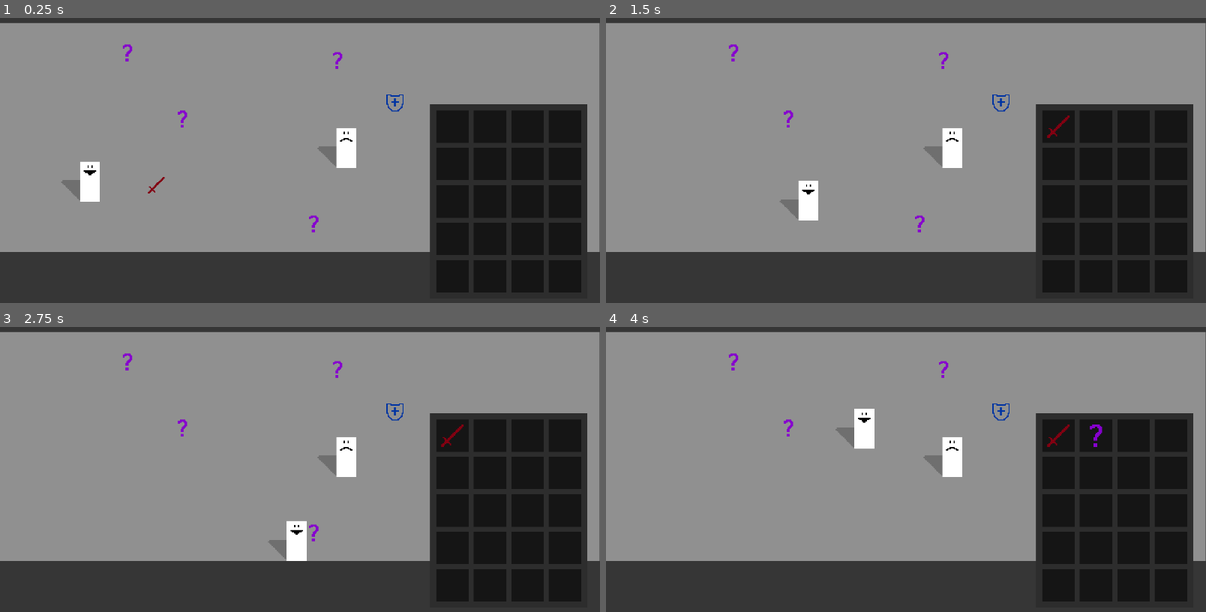
Above: before the commit, frames 1-4 (two rows, left to right).
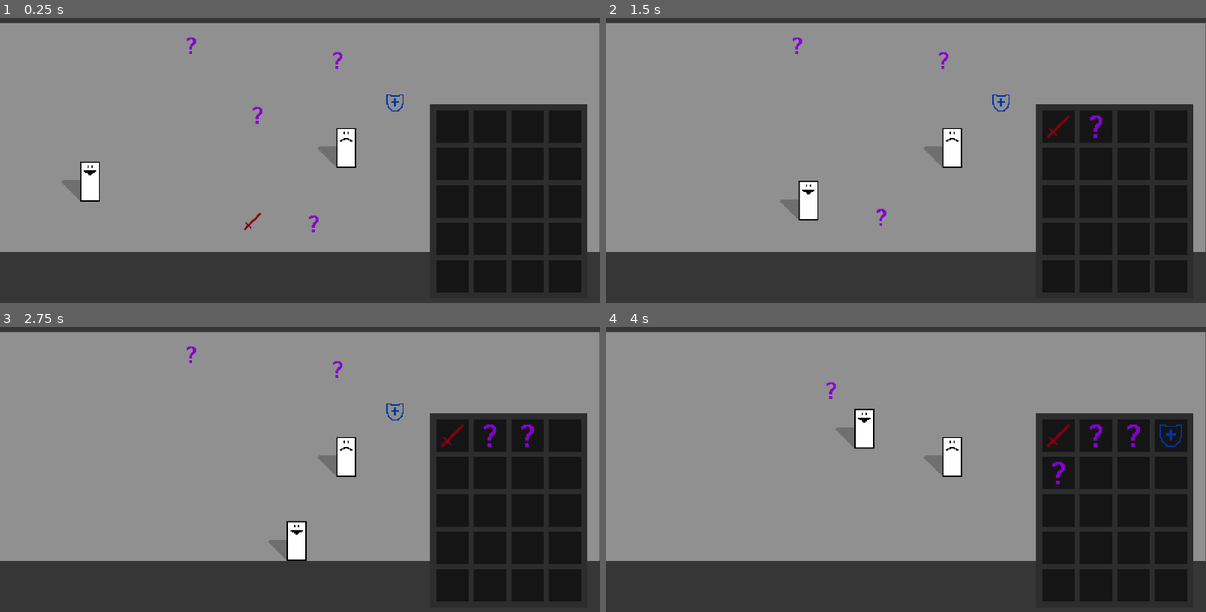
Above: after the commit, the same moments.

Repository: youkergav/Loot-Goblin
Game: Godot game, scene res://scenes/main.tscn
Two runs of this game, one before a commit and one after it. Both use one fixed random seed, a clock stepped at 60 frames per second and the inputs below.
Inputs:
- Up to frame 1 (0.25 s): no input
- Up to frame 2 (1.5 s): tap Enter at 0.5 s; hold Right (ui_right) 0.53-1.28 s; hold Down (ui_down) from 1.28 s (still down)
- Up to frame 3 (2.75 s): tap Space at 2 s; release Down (ui_down) at 2.03 s; hold Right (ui_right) from 2.03 s (still down)
- Up to frame 4 (4 s): release Right (ui_right) at 2.78 s; hold Up (ui_up) 2.78-3.53 s; hold Left (ui_left) from 3.53 s (still down)

The runs differ from the first frame. In frame 1, 0.4% of the frame differs, in the area x 13-60%, y 6-75%; in frame 2, 0.5%; in frame 3, 0.5%; in frame 4, 0.7%, in the area x 20-96%, y 9-56%.

Commit message:
MAGNETSSS!

Diff:
--- a/scenes/main.tscn
+++ b/scenes/main.tscn
@@ -140,7 +140,7 @@
 position = Vector2(72, 178)
 
 [node name="WorldItemSword" parent="World" instance=ExtResource("2_jyhfs")]
-position = Vector2(125, 169)
+position = Vector2(202, 198)
 item_data = ExtResource("3_tefeu")
 
 [node name="WorldItemShield" parent="World" instance=ExtResource("2_jyhfs")]
@@ -148,11 +148,11 @@
 item_data = ExtResource("5_trceg")
 
 [node name="WorldItemJunk1" parent="World" instance=ExtResource("2_jyhfs")]
-position = Vector2(102, 63)
+position = Vector2(153, 57)
 item_data = ExtResource("5_tipki")
 
 [node name="WorldItemJunk2" parent="World" instance=ExtResource("2_jyhfs")]
-position = Vector2(146, 116)
+position = Vector2(206, 113)
 item_data = ExtResource("5_tipki")
 
 [node name="WorldItemJunk3" parent="World" instance=ExtResource("2_jyhfs")]
--- a/scenes/packed/player.tscn
+++ b/scenes/packed/player.tscn
@@ -9,6 +9,9 @@
 
 [sub_resource type="RectangleShape2D" id="RectangleShape2D_dx721"]
 size = Vector2(18, 8)
+
+[sub_resource type="CircleShape2D" id="CircleShape2D_m6pdb"]
+radius = 100.0
 
 [node name="Player" type="CharacterBody2D"]
 script = ExtResource("1_dx721")
@@ -27,10 +30,18 @@
 position = Vector2(0, 0.5)
 shape = SubResource("RectangleShape2D_mhmt7")
 
-[node name="PickupZone" type="Area2D" parent="."]
+[node name="ItemPickupZone" type="Area2D" parent="."]
 
-[node name="CollisionShape2D" type="CollisionShape2D" parent="PickupZone"]
+[node name="CollisionShape2D" type="CollisionShape2D" parent="ItemPickupZone"]
 position = Vector2(0, 1)
 shape = SubResource("RectangleShape2D_dx721")
 
-[connection signal="area_entered" from="PickupZone" to="." method="_on_pickup_zone_area_entered"]
+[node name="ItemMagnetZone" type="Area2D" parent="."]
+
+[node name="CollisionShape2D" type="CollisionShape2D" parent="ItemMagnetZone"]
+position = Vector2(0, -12)
+shape = SubResource("CircleShape2D_m6pdb")
+
+[connection signal="area_entered" from="ItemPickupZone" to="." method="_on_item_pickup_zone_area_entered"]
+[connection signal="area_entered" from="ItemMagnetZone" to="." method="_on_item_magnet_zone_area_entered"]
+[connection signal="area_exited" from="ItemMagnetZone" to="." method="_on_item_magnet_zone_area_exited"]
--- a/scripts/player.gd
+++ b/scripts/player.gd
@@ -5,13 +5,39 @@
 @export var move_acceleration: float = 750.0
 @export var move_friction: float = 650.0
 
+@export_group("Magnetic Pull")
+@export var magnetic_strength: float = 1500.0
+@export var min_magnetic_strength: float = 125.0
+@export var max_magnetic_strength: float = 3000.0
+
 @onready var sprite = $Sprite
 @onready var inventory = get_tree().get_first_node_in_group("inventory")
 
+var magnet_attracted_items: Array = []
 var equipped_item_data: ItemData = null
 
 
 func _physics_process(delta: float) -> void:
+    move_player(delta)
+
+    for item in magnet_attracted_items:
+        if is_instance_valid(item):
+            pull_item_towards_player(item, delta)
+
+func _on_item_pickup_zone_area_entered(area: Area2D) -> void:
+    if area.is_in_group("world_item"):
+        if pickup_item(area.item_data):
+            area.queue_free()
+            magnet_attracted_items.erase(area)
+
+func _on_item_magnet_zone_area_entered(area: Area2D) -> void:
+    if area.is_in_group("world_item"):
+        magnet_attracted_items.append(area)
+
+func _on_item_magnet_zone_area_exited(area: Area2D) -> void:
+    magnet_attracted_items.erase(area)
+
+func move_player(delta):
     # Get 2D movement direction
     var direction = Vector2.ZERO
     direction.x = Input.get_axis("ui_left", "ui_right")
@@ -29,10 +55,24 @@
 
     move_and_slide()
 
-func _on_pickup_zone_area_entered(area: Area2D) -> void:
-    if area.is_in_group("world_item"):
-        if pickup_item(area.item_data):
-            area.queue_free()
+func pull_item_towards_player(item, delta):
+    var direction = global_position - item.global_position
+    var distance = direction.length()
+
+    if distance > 0:
+        # Generate pull force of linear and inverse square component.
+        var linear_pull = magnetic_strength / distance
+        var squared_boost = (magnetic_strength * 200.0) / (distance * distance)
+        var pull_force = linear_pull + squared_boost
+
+        pull_force = clamp(pull_force, min_magnetic_strength, max_magnetic_strength)
+
+        # Clamp to distance of player so we dont overshoot.
+        var movement = pull_force * delta
+        if movement > distance:
+            movement = distance
+
+        item.global_position += direction.normalized() * movement
 
 func pickup_item(item_data: ItemData) -> bool:
     if inventory.add_item(item_data):
Not shown: 1 places in scenes/packed/player.tscn that only renumber resources
Binary file changed: sprites/characters/enemy.png
Binary file changed: sprites/characters/player.png
